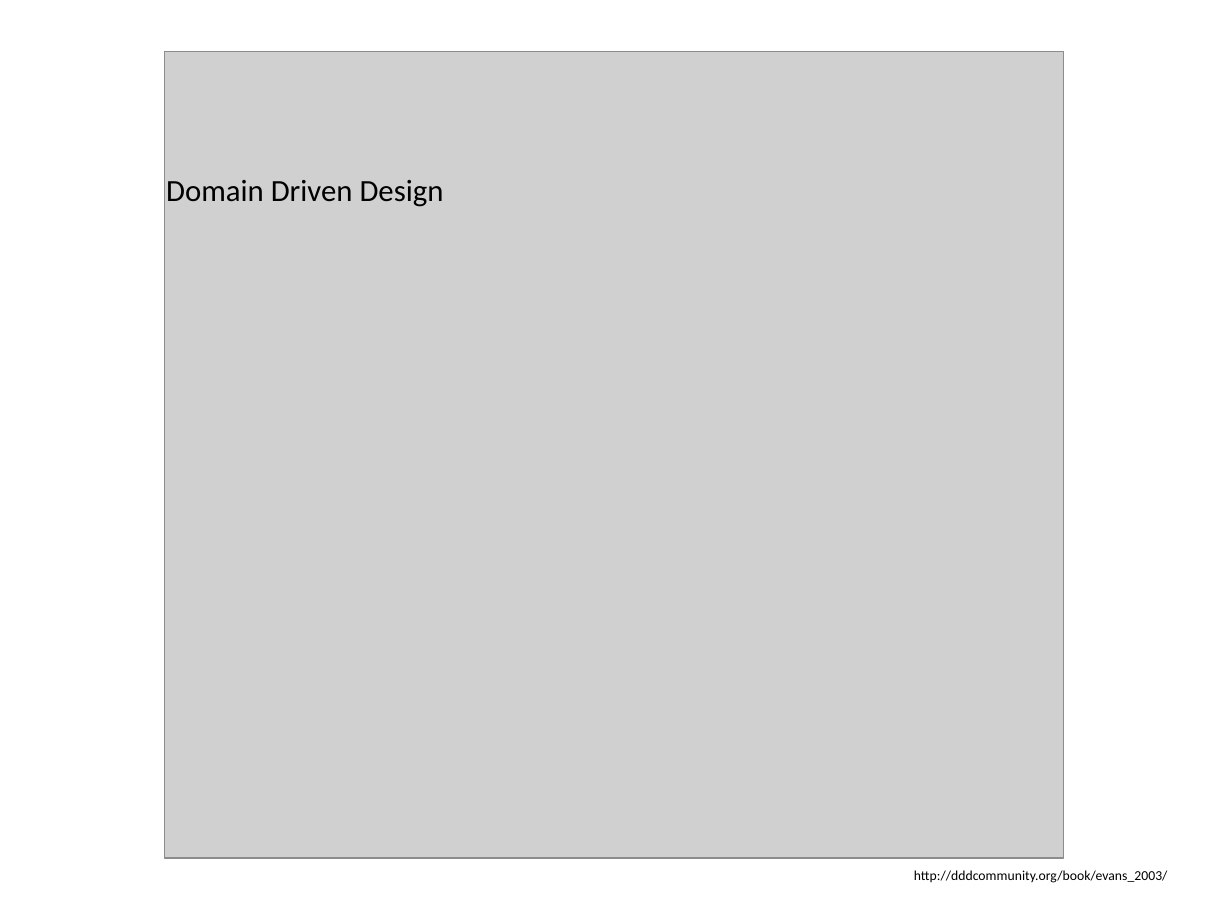
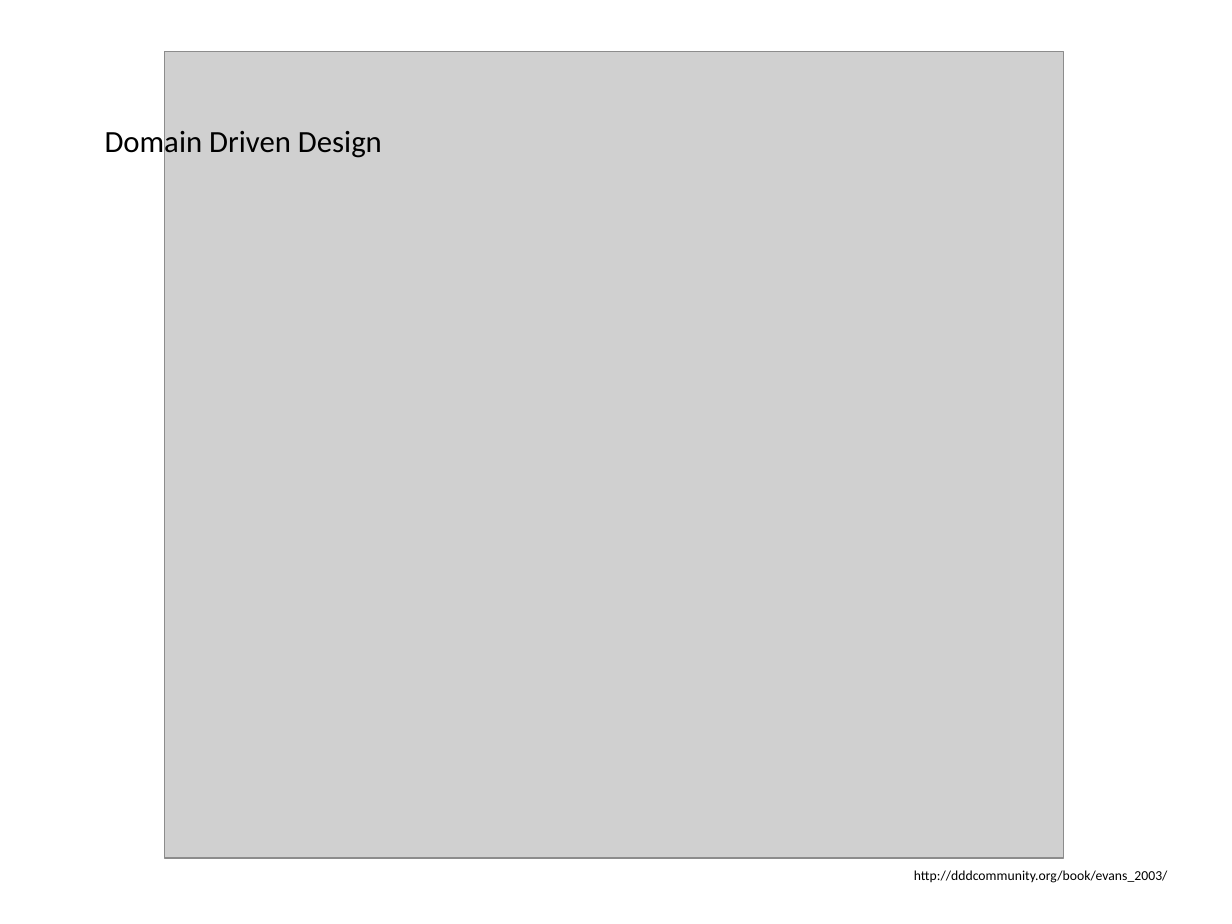
Before and after one commit to hotjk/translation, a slide deck: slide 25 of abstract.pptx (slide 23 before the commit). Drawn at 1232x924 pixels with LibreOffice and Linux fonts; fonts in the diff are those of the drawing; grey boxes stand for pictures. Boxes give left, top, right and bottom in pixels: in the first picture for what was removed or moved away, otherwise in the second. Text is boxed around its words. In the diff, an @@ line names an element or a change of style, - is before the commit and + after.

```diff
--- a/abstract.pptx
+++ b/abstract.pptx
@@ text "Domain Driven Design" rewrapped from (166,180,444,207) to (105,126,382,160) @@
```
Also in this commit, not shown: 5 other slides changed, 3 slides added.
